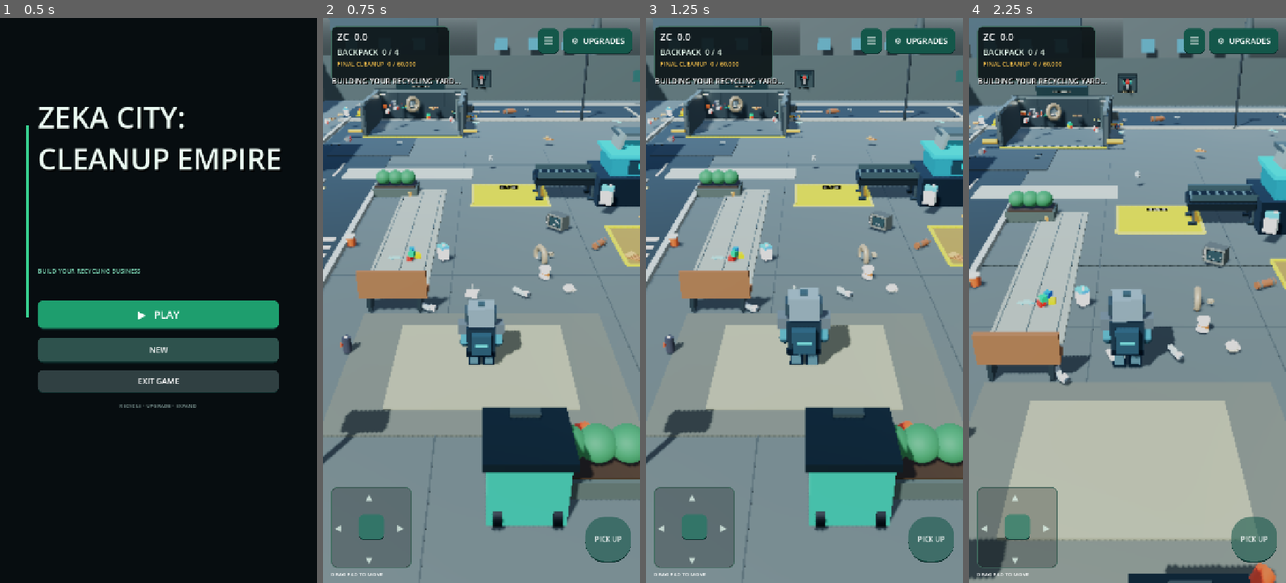
Above: before the commit, frames 1-4 (left to right).
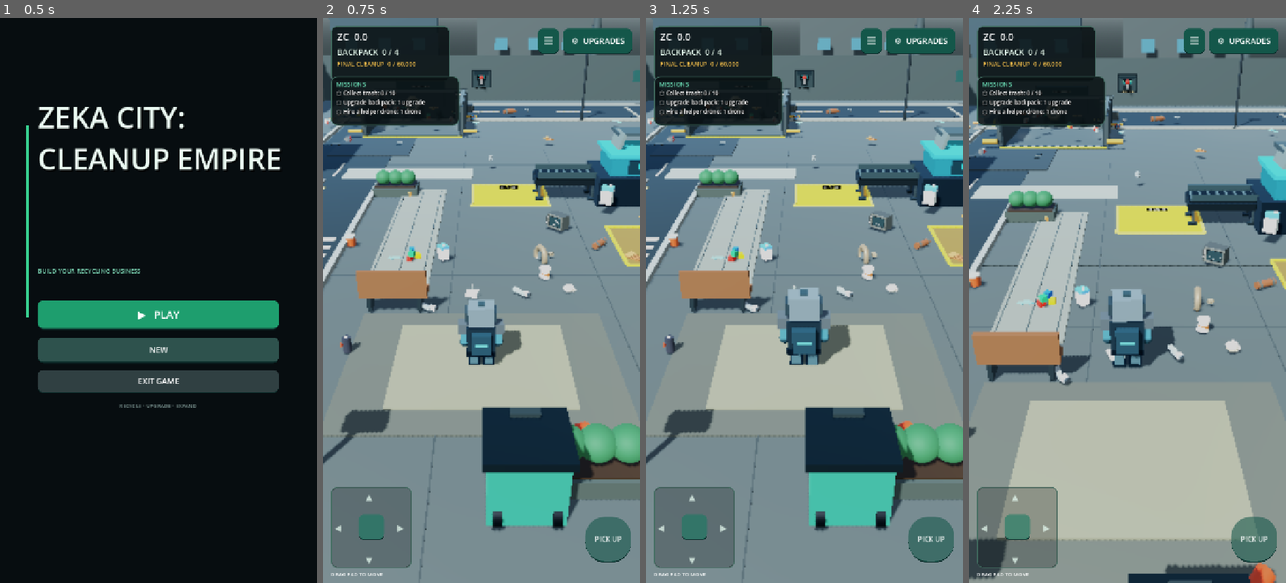
Above: after the commit, the same moments.

Repository: zekainstabot/trash-empire
Game: Godot game, scene res://Scenes/Main.tscn
Two runs of this game, one before a commit and one after it. Both use one fixed random seed, a clock stepped at 60 frames per second and the inputs below.
Inputs (mouse positions are in pixels of both pictures, inside the frame that each line leads up to):
- Up to frame 1 (0.5 s): no input
- Up to frame 2 (0.75 s): click "▶ PLAY" at 0.5 s
- Up to frame 3 (1.25 s): no input
- Up to frame 4 (2.25 s): move the mouse to (1111, 413) at 1.27 s; hold W (move_forward) 1.28-2 s; click (1111, 413) at 1.42 s; drag from (1222, 385) to (1111, 413) at 2.02 s

Frame 1 is identical in both runs. In frame 2, 3.2% of the frame differs, in the area x 2-44%, y 10-20%; in frame 3, 3.2%; in frame 4, 3.2%.

Commit message:
Replace status message with live mission tracker

Diff:
--- a/Scripts/main.gd
+++ b/Scripts/main.gd
@@ -65,6 +65,8 @@
 var money_label: Label
 var bag_label: Label
 var message_label: Label
+var mission_panel: Panel
+var mission_label: Label
 var joystick_pad: Panel
 var joystick_knob: Panel
 var joystick_touch := -1
@@ -1197,12 +1199,20 @@
 	final_zone_label.add_theme_color_override("font_color", Color(1.0, 0.78, 0.30))
 	_update_final_zone_label()
 
-	message_label = _label("Collect litter around the yard.", Vector2(20, 130), 17, layer)
-	message_label.size = Vector2(maxf(280.0, screen.x - 40.0), 48)
-	message_label.autowrap_mode = TextServer.AUTOWRAP_WORD_SMART
-	message_label.add_theme_color_override("font_shadow_color", Color.BLACK)
-	message_label.add_theme_constant_override("shadow_offset_x", 2)
-	message_label.add_theme_constant_override("shadow_offset_y", 2)
+	# Replace the rotating status message with a persistent, live mission tracker.
+	mission_panel = Panel.new()
+	mission_panel.position = Vector2(18, 132)
+	mission_panel.size = Vector2(292, 112)
+	mission_panel.add_theme_stylebox_override("panel", _panel_style(Color(0.035, 0.065, 0.075, 0.88)))
+	layer.add_child(mission_panel)
+	var mission_title := _label("MISSIONS", Vector2(30, 140), 14, layer)
+	mission_title.add_theme_color_override("font_color", Color(0.42, 0.88, 0.72))
+	mission_label = _label("", Vector2(30, 161), 13, layer)
+	mission_label.size = Vector2(280, 78)
+	mission_label.add_theme_color_override("font_shadow_color", Color.BLACK)
+	mission_label.add_theme_constant_override("shadow_offset_x", 1)
+	mission_label.add_theme_constant_override("shadow_offset_y", 1)
+	_update_missions()
 
 	var collect := _button("PICK UP", Vector2(-124, -150), Vector2(104, 104), layer)
 	_anchor_bottom_right(collect)
@@ -1411,6 +1421,7 @@
 		await _close_main_menu()
 	money = 0
 	final_zone_cleaned = 0
+	total_trash_collected = 0
 	carried = 0
 	carried_bulky = 0
 	capacity = 4
@@ -1934,6 +1945,7 @@
 	total_trash_collected += 1
 	final_zone_cleaned = mini(FINAL_ZONE_TARGET, final_zone_cleaned + 1)
 	_update_final_zone_label()
+	_update_missions()
 	if final_zone_cleaned >= FINAL_ZONE_TARGET:
 		get_tree().set_meta("cleanup_game_completed", true)
 		_set_message("GAME COMPLETE! You collected all 60,000 pieces of trash!")
@@ -2642,6 +2654,7 @@
 	var save := ConfigFile.new()
 	save.set_value("progress", "money", money)
 	save.set_value("progress", "final_zone_cleaned", final_zone_cleaned)
+	save.set_value("progress", "total_trash_collected", total_trash_collected)
 	save.set_value("progress", "carried", carried)
 	save.set_value("progress", "capacity", capacity)
 	save.set_value("progress", "bag_level", upgrade_level)
@@ -2676,6 +2689,7 @@
 		return
 	money = float(save.get_value("progress", "money", 0.0))
 	final_zone_cleaned = clampi(int(save.get_value("progress", "final_zone_cleaned", 0)), 0, FINAL_ZONE_TARGET)
+	total_trash_collected = int(save.get_value("progress", "total_trash_collected", final_zone_cleaned))
 	carried = int(save.get_value("progress", "carried", 0))
 	capacity = int(save.get_value("progress", "capacity", 4))
 	upgrade_level = int(save.get_value("progress", "bag_level", 1))
@@ -3305,8 +3319,25 @@
 	if is_full:
 		bag_label.text += "  FULL!"
 
-func _set_message(value: String) -> void:
-	message_label.text = value
+func _set_message(_value: String) -> void:
+	# Gameplay status chatter is intentionally no longer shown under the HUD;
+	# the space is reserved for persistent missions.
+	pass
+
+func _update_missions() -> void:
+	if not is_instance_valid(mission_label):
+		return
+	var collect_done := total_trash_collected >= 10
+	var bag_done := upgrade_level >= 2
+	var drone_done := drone_level >= 1
+	var collect_mark := "✓" if collect_done else "○"
+	var bag_mark := "✓" if bag_done else "○"
+	var drone_mark := "✓" if drone_done else "○"
+	mission_label.text = "%s Collect trash: %d / 10\n%s Upgrade backpack: %s\n%s Hire a helper drone: %s" % [
+		collect_mark, mini(total_trash_collected, 10),
+		bag_mark, "DONE" if bag_done else "1 upgrade",
+		drone_mark, "DONE" if drone_done else "1 drone"
+	]
 
 func _anchor_bottom_right(control: Control) -> void:
 	control.anchor_left = 1.0
